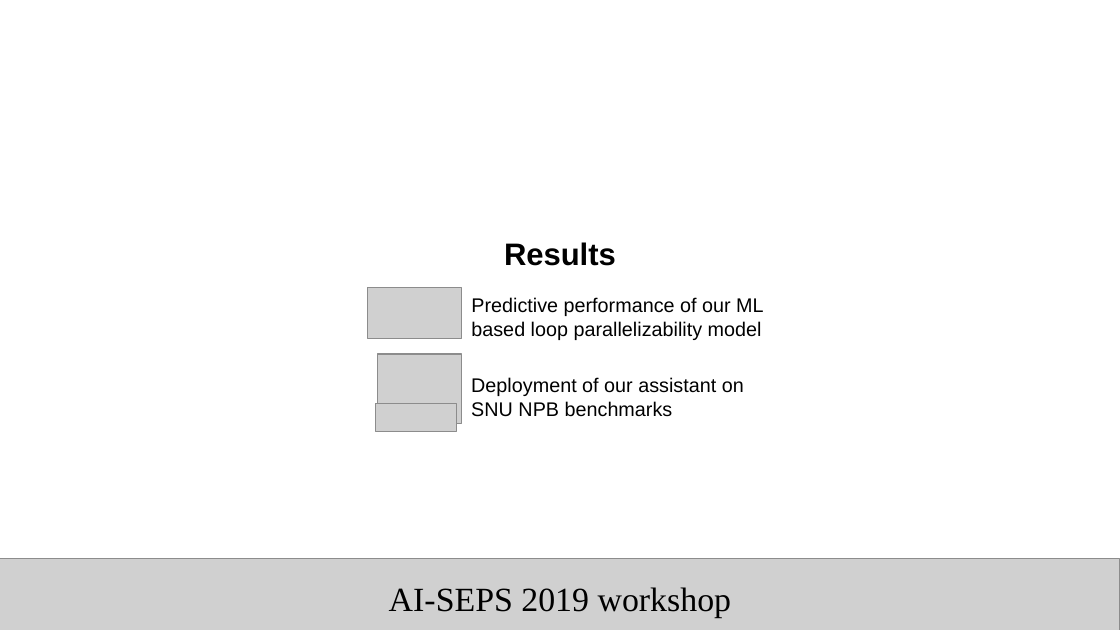
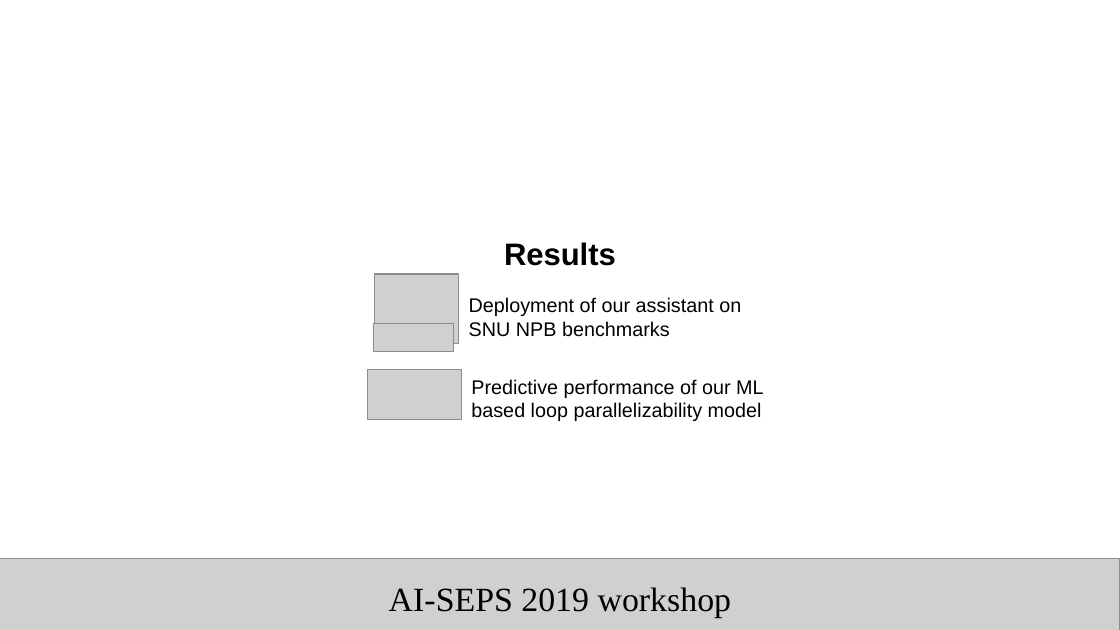
Before and after one commit to harel-coffee/PParMetrics-auto, a slide deck: slide 32 of doc/AI_SEPS_2019_talk/presentation.odp (slide 36 before the commit). Drawn at 1120x630 pixels with LibreOffice and Linux fonts; fonts in the diff are those of the drawing; grey boxes stand for pictures. Boxes give left, top, right and bottom in pixels: in the first picture for what was removed or moved away, otherwise in the second. Text is boxed around its words. In the diff, an @@ line names an element or a change of style, - is before the commit and + after.

```diff
--- a/doc/AI_SEPS_2019_talk/presentation.odp
+++ b/doc/AI_SEPS_2019_talk/presentation.odp
@@ picture resized from (x1=368, y1=288, x2=461, y2=338) to (x1=375, y1=274, x2=459, y2=344) @@
@@ text "Deployment of our assistant on ..." moved from (x1=471, y1=377, x2=744, y2=417) to (x1=469, y1=297, x2=741, y2=337) @@
@@ picture moved from (x1=376, y1=403, x2=456, y2=432) to (x1=374, y1=323, x2=454, y2=352) @@
@@ picture resized from (x1=377, y1=354, x2=461, y2=423) to (x1=368, y1=370, x2=461, y2=421) @@
@@ text "Predictive performance of our ML ..." moved from (x1=471, y1=297, x2=763, y2=340) to (x1=471, y1=379, x2=763, y2=421) @@
```
Also in this commit, not shown: 38 other slides changed, 2 slides added, 2 slides removed, 2 other files.
